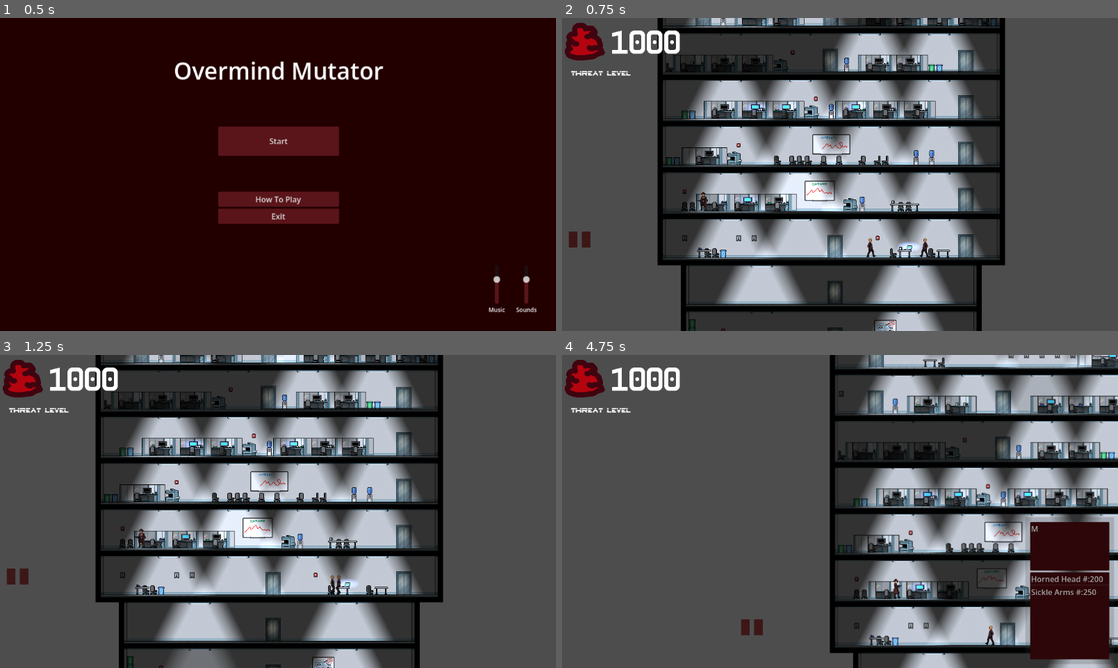
Above: before the commit, frames 1-4 (two rows, left to right).
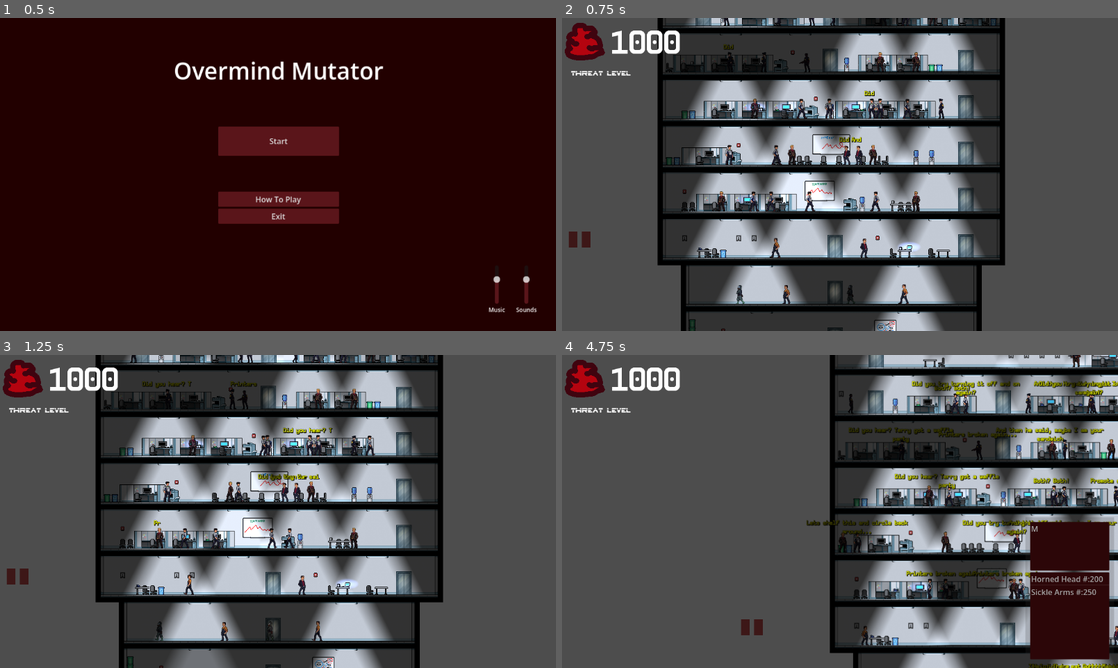
Above: after the commit, the same moments.

Repository: Lambosaurus/wildjam-mutation
Game: Godot game, scene res://ui/start_screen.tscn
Same seed, same stepped clock (60 frames per second), same inputs: the game is played once before the commit and once after it.
Inputs (mouse positions are in pixels of both pictures, inside the frame that each line leads up to):
- Up to frame 1 (0.5 s): no input
- Up to frame 2 (0.75 s): click "Start" at 0.5 s
- Up to frame 3 (1.25 s): no input
- Up to frame 4 (4.75 s): tap Enter at 1.25 s; drag from (584, 577) to (967, 583) at 1.27 s; drag from (728, 630) to (967, 583) at 2.02 s; move the mouse to (573, 577) at 2.77 s; hold A (left) 2.78-3.5 s; tap Mouse wheel up (scroll_up) at 2.85 s; click (573, 577) at 2.92 s; tap W (up) at 3.05, 4.52, 4.55 s; drag from (1106, 561) to (673, 464) at 3.52 s; move the mouse to (1006, 558) at 4.27 s; hold D (right) from 4.28 s (still down); tap Mouse wheel down (scroll_down) at 4.35 s

Frame 1 is identical in both runs. In frame 2, 1.9% of the frame differs, in the area x 24-69%, y 0-92%; in frame 3, 2.2%; in frame 4, 4.2%, in the area x 44-100%, y 0-100%.

Commit message:
Tweak sprites
Add in enemy placement

Diff:
--- a/creatures/human/human.tscn
+++ b/creatures/human/human.tscn
@@ -34,10 +34,11 @@
 
 [node name="Spritesheet" type="AnimatedSprite2D" parent="." unique_id=2112778691]
 use_parent_material = true
-position = Vector2(1.9999998, -16.5)
-scale = Vector2(0.5625, 0.5546875)
+position = Vector2(2, -18)
+scale = Vector2(0.6, 0.6)
 sprite_frames = ExtResource("3_lk4ts")
 animation = &"idle"
+speed_scale = 1.6
 
 [node name="SelectionArea" parent="." unique_id=2102157275 node_paths=PackedStringArray("action_target", "highlight_target") instance=ExtResource("2_gnv0q")]
 group = "human"
--- a/creatures/human/sprites/Scientists_1/sprites.tres
+++ b/creatures/human/sprites/Scientists_1/sprites.tres
@@ -80,27 +80,27 @@
 
 [sub_resource type="AtlasTexture" id="AtlasTexture_24nvh"]
 atlas = ExtResource("3_o6y12")
-region = Rect2(0, 0, 131, 128)
+region = Rect2(0, 0, 128, 128)
 
 [sub_resource type="AtlasTexture" id="AtlasTexture_aano2"]
 atlas = ExtResource("3_o6y12")
-region = Rect2(131, 0, 131, 128)
+region = Rect2(128, 0, 128, 128)
 
 [sub_resource type="AtlasTexture" id="AtlasTexture_wcypd"]
 atlas = ExtResource("3_o6y12")
-region = Rect2(262, 0, 131, 128)
+region = Rect2(256, 0, 128, 128)
 
 [sub_resource type="AtlasTexture" id="AtlasTexture_1t1mv"]
 atlas = ExtResource("3_o6y12")
-region = Rect2(393, 0, 131, 128)
+region = Rect2(384, 0, 128, 128)
 
 [sub_resource type="AtlasTexture" id="AtlasTexture_qw6ub"]
 atlas = ExtResource("3_o6y12")
-region = Rect2(524, 0, 131, 128)
+region = Rect2(512, 0, 128, 128)
 
 [sub_resource type="AtlasTexture" id="AtlasTexture_qm1mt"]
 atlas = ExtResource("3_o6y12")
-region = Rect2(655, 0, 131, 128)
+region = Rect2(640, 0, 128, 128)
 
 [sub_resource type="AtlasTexture" id="AtlasTexture_o6y12"]
 atlas = ExtResource("4_3nhdf")
--- a/main/main.tscn
+++ b/main/main.tscn
@@ -5,17 +5,24 @@
 [ext_resource type="PackedScene" uid="uid://bcckgfd8qlmhm" path="res://creatures/human/human.tscn" id="2_pjrb6"]
 [ext_resource type="PackedScene" uid="uid://byescby3rnuk1" path="res://entities/entity_spawner.tscn" id="3_xwkvk"]
 [ext_resource type="PackedScene" uid="uid://dlom32x0f3tyr" path="res://creatures/mutant/mutant.tscn" id="4_c651c"]
-[ext_resource type="Resource" uid="uid://cirk3igetj714" path="res://creatures/human/types/boss.tres" id="9_5xyti"]
+[ext_resource type="Resource" uid="uid://ch0d03r2qugcc" path="res://creatures/human/types/scientist.tres" id="9_5xyti"]
 [ext_resource type="PackedScene" uid="uid://cl8rxjlclso5g" path="res://building/components/transporter/elevator/elevator.tscn" id="9_bsumw"]
 [ext_resource type="PackedScene" uid="uid://etva80dwgv3l" path="res://ui/main_gui.tscn" id="9_grrlh"]
 [ext_resource type="PackedScene" uid="uid://di2lvp77xng0n" path="res://building/building_tiles.tscn" id="10_0i4oc"]
 [ext_resource type="PackedScene" uid="uid://dcejudxtfvrn8" path="res://building/components/transporter/elevator/pixel_floor_stop.tscn" id="10_bsumw"]
 [ext_resource type="AudioStream" uid="uid://dtmocdv8smevh" path="res://sounds/music/mutation_more_beaty.mp3" id="10_fwcvl"]
-[ext_resource type="Resource" uid="uid://bwissqiav15ti" path="res://creatures/human/types/office_manager.tres" id="10_n3o0a"]
+[ext_resource type="Resource" uid="uid://cbqgyv5qcb13" path="res://creatures/human/types/science_security.tres" id="10_n3o0a"]
+[ext_resource type="Resource" uid="uid://c3ld6knvk15ub" path="res://creatures/human/types/janitor.tres" id="11_4hmqs"]
 [ext_resource type="Script" uid="uid://bi1k76fl1ws63" path="res://sounds/game_music.gd" id="11_bsumw"]
+[ext_resource type="Resource" uid="uid://dovwmu4yuxbbb" path="res://creatures/human/types/office_chad.tres" id="12_piupu"]
 [ext_resource type="PackedScene" uid="uid://bvyey1fdeivis" path="res://building/components/lighting/point-light.tscn" id="13_na0o7"]
+[ext_resource type="Resource" uid="uid://bwissqiav15ti" path="res://creatures/human/types/office_manager.tres" id="13_re7it"]
 [ext_resource type="Texture2D" uid="uid://dkf32vbobi1wy" path="res://building/components/lighting/trapezoid-mask.png" id="14_73k8k"]
+[ext_resource type="Resource" uid="uid://irdrkl0ue4od" path="res://creatures/human/types/security_guard.tres" id="14_oagth"]
 [ext_resource type="Texture2D" uid="uid://y88epottr0vf" path="res://building/components/lighting/radial-mask.png" id="15_5xyti"]
+[ext_resource type="Resource" uid="uid://irdrkl0ue4od" path="res://creatures/human/types/security_officer.tres" id="15_n53tw"]
+[ext_resource type="Resource" uid="uid://droqwktc0jqvp" path="res://creatures/human/types/security_enforcer.tres" id="16_d00gp"]
+[ext_resource type="Resource" uid="uid://cirk3igetj714" path="res://creatures/human/types/boss.tres" id="17_d8vpj"]
 
 [node name="Main" type="Node2D" unique_id=634852315]
 script = ExtResource("1_3wy1v")
@@ -112,17 +119,172 @@
 
 [node name="Humans" type="Node" parent="." unique_id=1846980081]
 
-[node name="Soldier" parent="Humans" unique_id=1906732542 instance=ExtResource("2_pjrb6")]
-position = Vector2(288, 370)
+[node name="Scientist1" parent="Humans" unique_id=1906732542 instance=ExtResource("2_pjrb6")]
+position = Vector2(650, 762)
 human_type = ExtResource("9_5xyti")
 
-[node name="Human" parent="Humans" unique_id=1468003654 instance=ExtResource("2_pjrb6")]
-position = Vector2(761, 474)
+[node name="Scientist2" parent="Humans" unique_id=997680633 instance=ExtResource("2_pjrb6")]
+position = Vector2(745, 762)
+human_type = ExtResource("9_5xyti")
+
+[node name="Scientist3" parent="Humans" unique_id=859404073 instance=ExtResource("2_pjrb6")]
+position = Vector2(492, 667)
+human_type = ExtResource("9_5xyti")
+
+[node name="Scientist4" parent="Humans" unique_id=1223822998 instance=ExtResource("2_pjrb6")]
+position = Vector2(336, 667)
+human_type = ExtResource("9_5xyti")
+
+[node name="Scientist5" parent="Humans" unique_id=56314525 instance=ExtResource("2_pjrb6")]
+position = Vector2(371, 667)
+human_type = ExtResource("9_5xyti")
+
+[node name="Scientist6" parent="Humans" unique_id=2142793177 instance=ExtResource("2_pjrb6")]
+position = Vector2(408, 670)
+human_type = ExtResource("9_5xyti")
+
+[node name="ScienceSecurity1" parent="Humans" unique_id=1337202362 instance=ExtResource("2_pjrb6")]
+position = Vector2(743, 669)
 human_type = ExtResource("10_n3o0a")
 
-[node name="Human2" parent="Humans" unique_id=679666306 instance=ExtResource("2_pjrb6")]
-position = Vector2(624, 469)
+[node name="ScienceSecurity2" parent="Humans" unique_id=1610720784 instance=ExtResource("2_pjrb6")]
+position = Vector2(605, 573)
 human_type = ExtResource("10_n3o0a")
+
+[node name="ScienceSecurity3" parent="Humans" unique_id=1509468745 instance=ExtResource("2_pjrb6")]
+position = Vector2(376, 574)
+human_type = ExtResource("10_n3o0a")
+
+[node name="Janitor1" parent="Humans" unique_id=352570271 instance=ExtResource("2_pjrb6")]
+position = Vector2(719, 574)
+human_type = ExtResource("11_4hmqs")
+
+[node name="Janitor2" parent="Humans" unique_id=1435097533 instance=ExtResource("2_pjrb6")]
+position = Vector2(453, 478)
+human_type = ExtResource("11_4hmqs")
+
+[node name="Janitor3" parent="Humans" unique_id=1918622395 instance=ExtResource("2_pjrb6")]
+position = Vector2(459, 574)
+human_type = ExtResource("11_4hmqs")
+
+[node name="OfficeChad1" parent="Humans" unique_id=1422775147 instance=ExtResource("2_pjrb6")]
+position = Vector2(625, 478)
+human_type = ExtResource("12_piupu")
+
+[node name="OfficeChad2" parent="Humans" unique_id=372615246 instance=ExtResource("2_pjrb6")]
+position = Vector2(610, 287)
+human_type = ExtResource("12_piupu")
+
+[node name="OfficeChad3" parent="Humans" unique_id=412985585 instance=ExtResource("2_pjrb6")]
+position = Vector2(585, 288)
+human_type = ExtResource("12_piupu")
+
+[node name="OfficeWorker1" parent="Humans" unique_id=813968083 instance=ExtResource("2_pjrb6")]
+position = Vector2(498, 381)
+
+[node name="OfficeWorker2" parent="Humans" unique_id=1824342449 instance=ExtResource("2_pjrb6")]
+position = Vector2(442, 381)
+
+[node name="OfficeWorker3" parent="Humans" unique_id=1501895803 instance=ExtResource("2_pjrb6")]
+position = Vector2(382, 380)
+
+[node name="OfficeWorker4" parent="Humans" unique_id=201961595 instance=ExtResource("2_pjrb6")]
+position = Vector2(659, 382)
+
+[node name="OfficeWorker5" parent="Humans" unique_id=1981789727 instance=ExtResource("2_pjrb6")]
+position = Vector2(346, 288)
+
+[node name="OfficeWorker6" parent="Humans" unique_id=1143471113 instance=ExtResource("2_pjrb6")]
+position = Vector2(429, 285)
+
+[node name="OfficeWorker7" parent="Humans" unique_id=709454803 instance=ExtResource("2_pjrb6")]
+position = Vector2(481, 190)
+
+[node name="OfficeWorker8" parent="Humans" unique_id=1246461261 instance=ExtResource("2_pjrb6")]
+position = Vector2(553, 189)
+
+[node name="OfficeWorker9" parent="Humans" unique_id=174934227 instance=ExtResource("2_pjrb6")]
+position = Vector2(637, 190)
+
+[node name="OfficeWorker10" parent="Humans" unique_id=1395023821 instance=ExtResource("2_pjrb6")]
+position = Vector2(658, 191)
+
+[node name="OfficeWorker12" parent="Humans" unique_id=393866893 instance=ExtResource("2_pjrb6")]
+position = Vector2(711, -1)
+
+[node name="OfficeWorker13" parent="Humans" unique_id=485904255 instance=ExtResource("2_pjrb6")]
+position = Vector2(660, -2)
+
+[node name="OfficeWorker11" parent="Humans" unique_id=722859894 instance=ExtResource("2_pjrb6")]
+position = Vector2(701, 190)
+
+[node name="OfficeManager1" parent="Humans" unique_id=1652746652 instance=ExtResource("2_pjrb6")]
+position = Vector2(325, 382)
+human_type = ExtResource("13_re7it")
+
+[node name="OfficeManager2" parent="Humans" unique_id=516915234 instance=ExtResource("2_pjrb6")]
+position = Vector2(728, 384)
+human_type = ExtResource("13_re7it")
+
+[node name="OfficeManager3" parent="Humans" unique_id=410433211 instance=ExtResource("2_pjrb6")]
+position = Vector2(476, 285)
+human_type = ExtResource("13_re7it")
+
+[node name="OfficeManager4" parent="Humans" unique_id=1192186283 instance=ExtResource("2_pjrb6")]
+position = Vector2(644, 287)
+human_type = ExtResource("13_re7it")
+
+[node name="OfficeManager5" parent="Humans" unique_id=1746499449 instance=ExtResource("2_pjrb6")]
+position = Vector2(399, 190)
+human_type = ExtResource("13_re7it")
+
+[node name="OfficeManager6" parent="Humans" unique_id=1585744733 instance=ExtResource("2_pjrb6")]
+position = Vector2(654, 93)
+human_type = ExtResource("13_re7it")
+
+[node name="OfficeManager7" parent="Humans" unique_id=631585525 instance=ExtResource("2_pjrb6")]
+position = Vector2(733, 94)
+human_type = ExtResource("13_re7it")
+
+[node name="OfficeManager8" parent="Humans" unique_id=1368834386 instance=ExtResource("2_pjrb6")]
+position = Vector2(768, -2)
+human_type = ExtResource("13_re7it")
+
+[node name="SecurityGuard1" parent="Humans" unique_id=169823721 instance=ExtResource("2_pjrb6")]
+position = Vector2(798, 191)
+human_type = ExtResource("14_oagth")
+
+[node name="SecurityGuard2" parent="Humans" unique_id=1162931582 instance=ExtResource("2_pjrb6")]
+position = Vector2(400, 94)
+human_type = ExtResource("14_oagth")
+
+[node name="SecurityGuard3" parent="Humans" unique_id=957899927 instance=ExtResource("2_pjrb6")]
+position = Vector2(514, -4)
+human_type = ExtResource("14_oagth")
+
+[node name="SecurityGuard4" parent="Humans" unique_id=1567028176 instance=ExtResource("2_pjrb6")]
+position = Vector2(353, -2)
+human_type = ExtResource("14_oagth")
+
+[node name="SecurityOfficer" parent="Humans" unique_id=1797211939 instance=ExtResource("2_pjrb6")]
+position = Vector2(345, 94)
+human_type = ExtResource("15_n53tw")
+
+[node name="SecurityEnforcer1" parent="Humans" unique_id=1269893838 instance=ExtResource("2_pjrb6")]
+position = Vector2(504, 94)
+human_type = ExtResource("16_d00gp")
+
+[node name="SecurityEnforcer2" parent="Humans" unique_id=974856738 instance=ExtResource("2_pjrb6")]
+position = Vector2(433, -3)
+human_type = ExtResource("16_d00gp")
+
+[node name="SecurityEnforcer3" parent="Humans" unique_id=818813783 instance=ExtResource("2_pjrb6")]
+position = Vector2(546, -3)
+human_type = ExtResource("16_d00gp")
+
+[node name="Boss1" parent="Humans" unique_id=688291755 instance=ExtResource("2_pjrb6")]
+position = Vector2(769, -98)
+human_type = ExtResource("17_d8vpj")
 
 [node name="MainCamera" type="Camera2D" parent="." unique_id=35768897]
 position = Vector2(575, 326)
